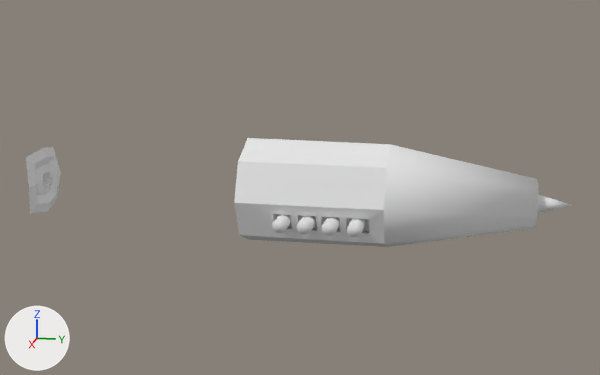
One commit to the Blender file hayg_mas.blend: the scene before it, then after it.
One viewpoint serves both versions: a 50 mm camera at (21.43, 2.88, 5.49) aimed at (-0.08, -1.42, 0.11). Arrows for +X, +Y and +Z are at lower left; the lights stay in place.
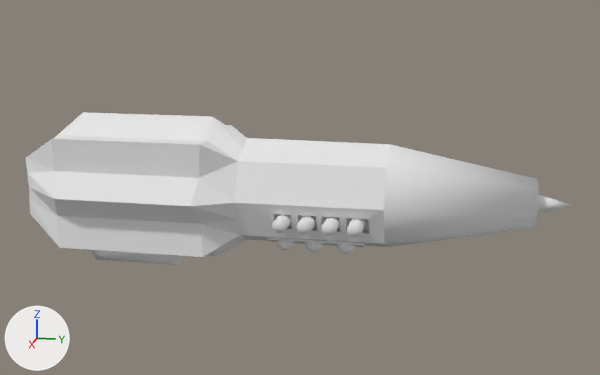
Commit message: hayg_mas: more mesh work

What changed in the scene script:
```text
Change me_cube:
    used by ob_cube; location = (0.0, 0.0, 0.0)
    remove me_cube.from_pydata(...)  # 450 vertices, 300 faces, 64 loose edges; spans x -1.99..1.99, y -9.03..5.67, z -1.99..1.99
    add me_cube.from_pydata(...)  # 1641 vertices, 1676 faces; spans x -1.99..1.99, y -9.03..5.67, z -1.99..1.99
    me_cube part 1: 1183 vertices added at x -1.72..1.63, y -6.89..0.4, z -1.99..1.22
    me_cube part 2: 8 vertices added at x -0.87..0.87, y -8.92, z -0.87..0.87
```

Location of each change, [x1, y1, x2, y2] in pixels of the pictures (600 x 375 px):
'Cube', reshaped
    before: [26, 138, 572, 247]
    after: [26, 112, 572, 265]
part 1 of me_cube, added
    after: [91, 117, 390, 265]
part 2 of me_cube, added
    after: [26, 114, 82, 247]
